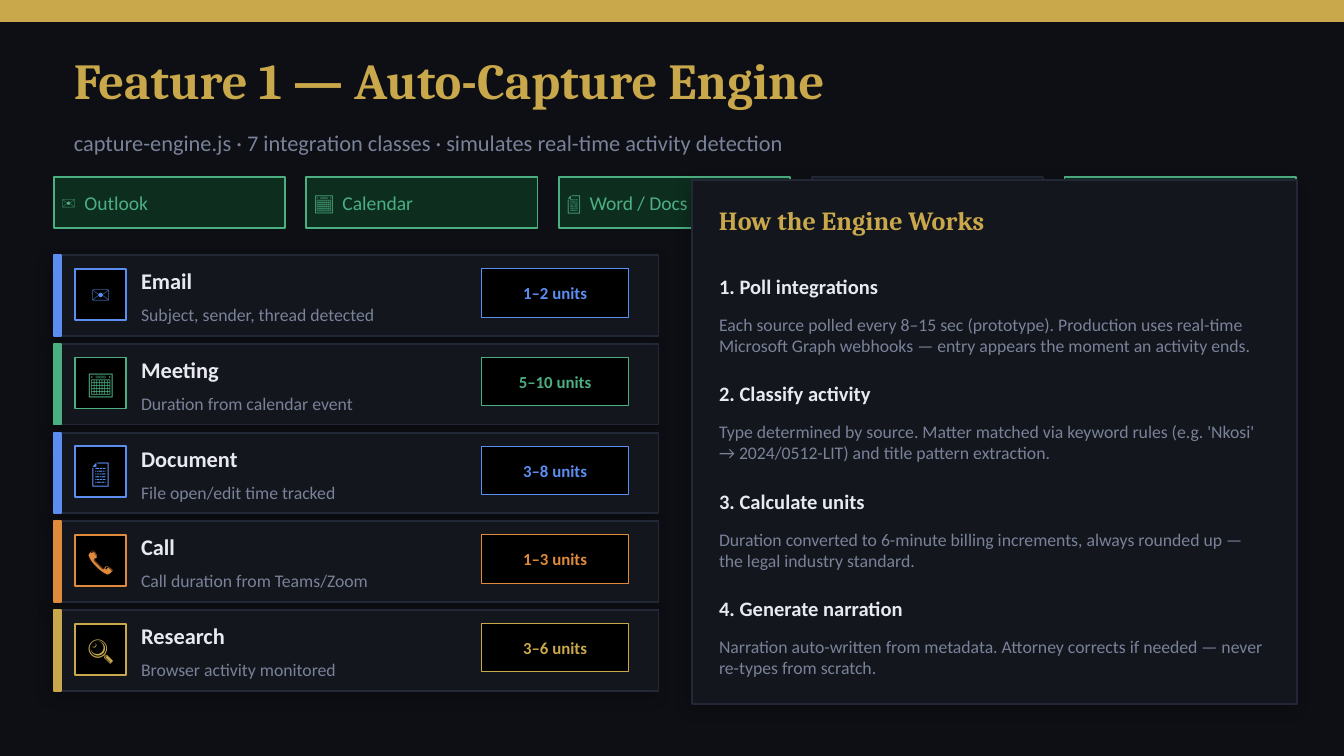
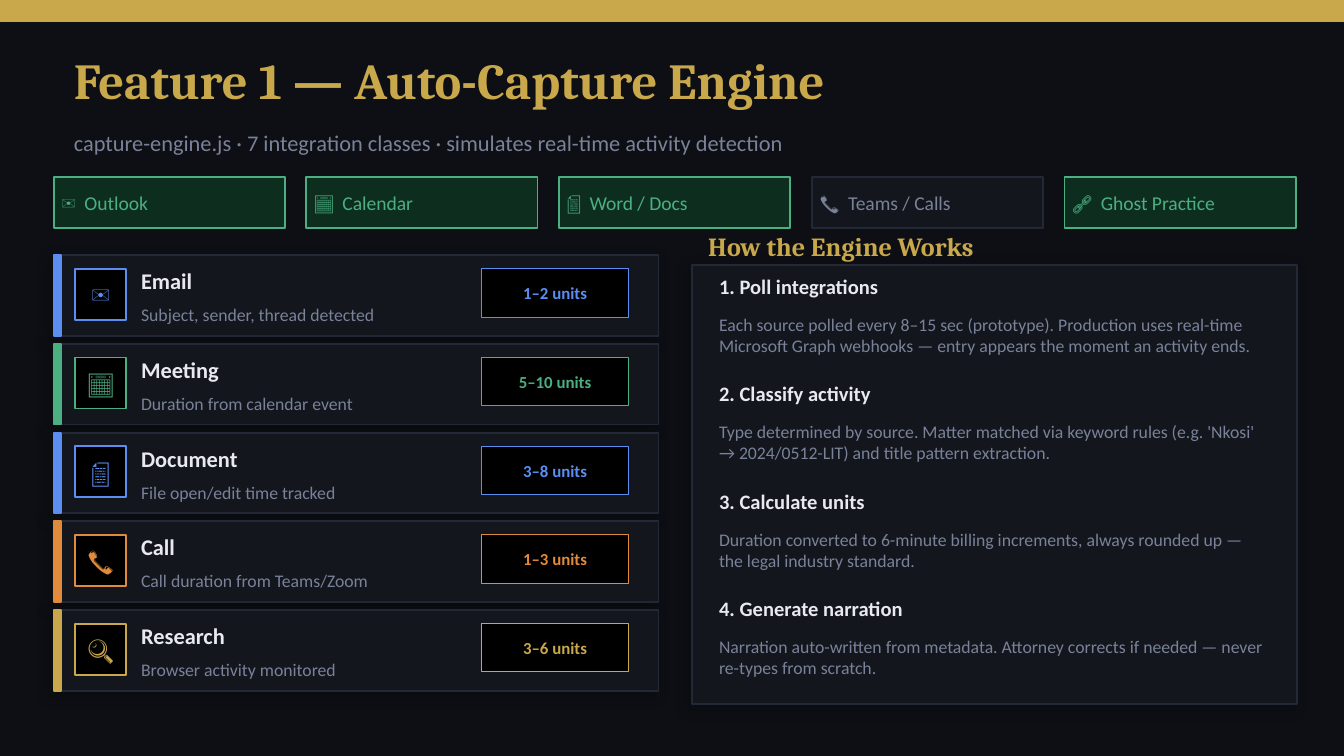
Before and after one commit to konethegreat/timelex-automated-time-tracking, a slide deck: slide 6 of timelex-presenation/TimeLex_Assessment_Presentation.pptx. Drawn at 1344x756 pixels with LibreOffice and Linux fonts; fonts in the diff are those of the drawing. Boxes give left, top, right and bottom in pixels: in the first picture for what was removed or moved away, otherwise in the second. Text is boxed around its words. In the diff, an @@ line names an element or a change of style, - is before the commit and + after.

```diff
--- a/timelex-presenation/TimeLex_Assessment_Presentation.pptx
+++ b/timelex-presenation/TimeLex_Assessment_Presentation.pptx
@@ text added at (1101, 196, 1215, 210), 10.5 pt, text #4CAF82 @@
+🔗 Ghost Practice
@@ text "How the Engine Works": place and size @@
-text "How the Engine Works" at (719, 212, 984, 236)
+text "How the Engine Works" at (708, 238, 974, 262)
@@ rectangle: place and size @@
-rectangle at (692, 180, 1297, 704)
+rectangle at (692, 265, 1297, 704)
```
Also in this commit, not shown: 2 other slides changed, 1 other file.
